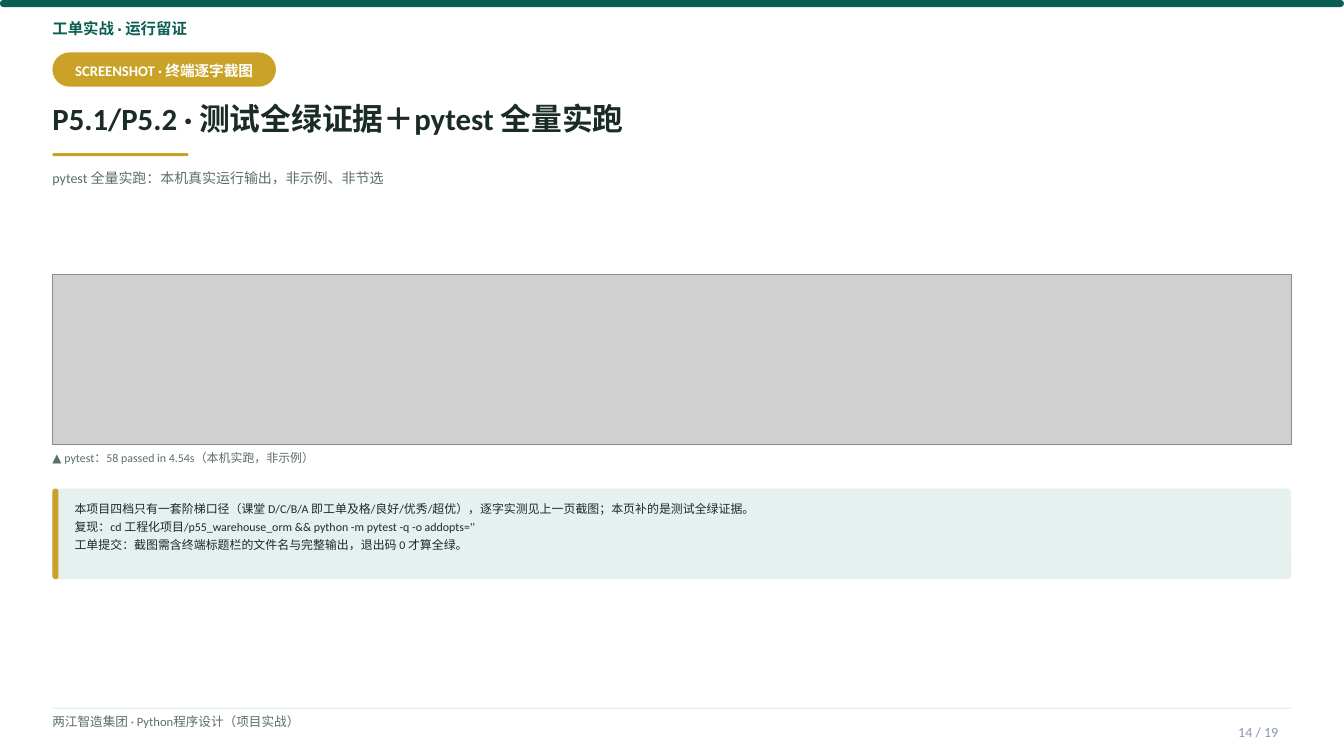
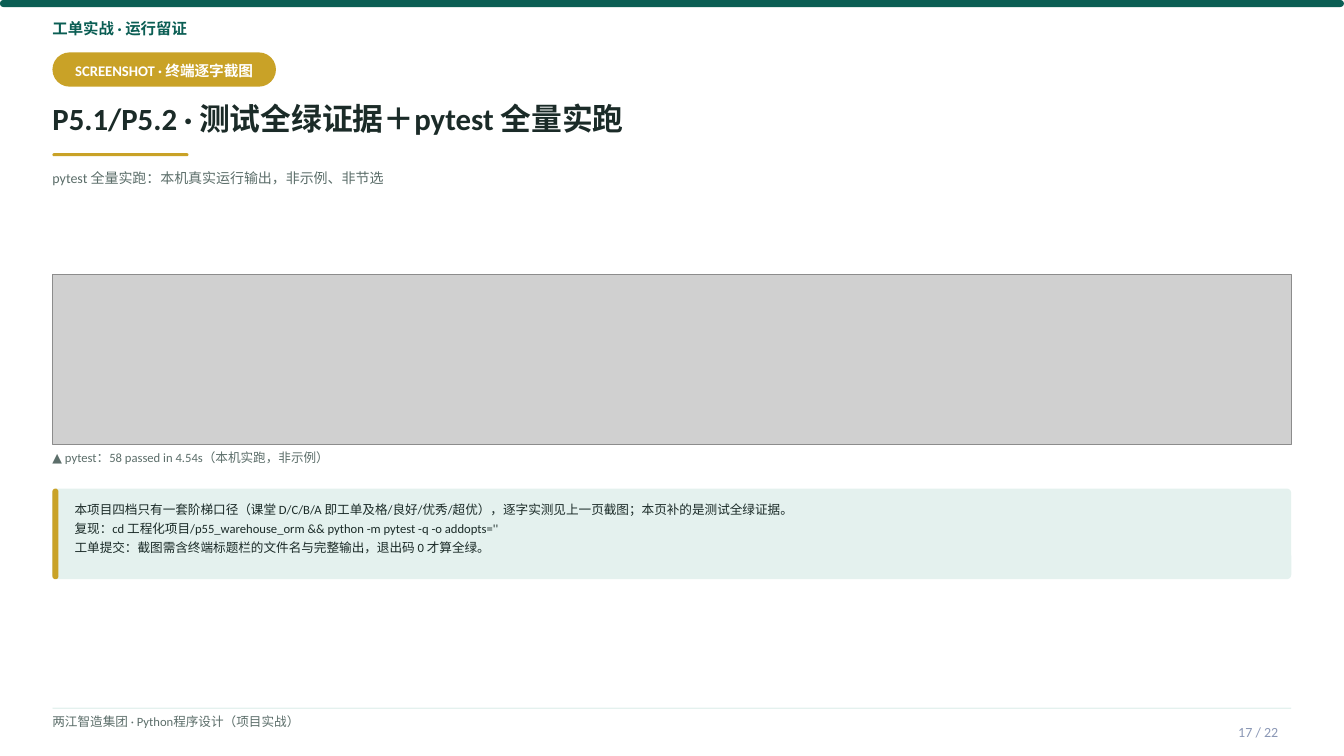
Before and after one commit to tianqiongenze/ai-course-teaching-resources, a slide deck: slide 17 of 03-Python程序设计-项目实战/V2授课PPT/W07-第14次课-不写SQL也能操作数据库.pptx (slide 14 before the commit). Drawn at 1344x756 pixels with LibreOffice and Linux fonts; fonts in the diff are those of the drawing; grey boxes stand for pictures. Boxes give left, top, right and bottom in pixels: in the first picture for what was removed or moved away, otherwise in the second. Text is boxed around its words. In the diff, an @@ line names an element or a change of style, - is before the commit and + after.

Commit message:
feat(101): 100号报告P1/P2/P3优化方案全量执行
- P1-1: 32个精简deck注入知识速览卡+下次课预告(+64页, 逐字摘自同周完整deck)
- P1-2: 01课8个deck补重难点导航(+16页)
- P1-3: 9个高负荷页拆分(动态切点v2, 档位完整性断言0异常)
- P2: 正文<9pt升9pt(663 run, 0回退) + 冗余后缀裁剪
- P3: gate101五道门禁上线(语法/重症溢出/高负荷/乱码/check99), 终态全绿

```diff
--- a/03-Python程序设计-项目实战/V2授课PPT/W07-第14次课-不写SQL也能操作数据库.pptx
+++ b/03-Python程序设计-项目实战/V2授课PPT/W07-第14次课-不写SQL也能操作数据库.pptx
@@ text "▲ pytest：58 passed in 4.54s（本机实跑，非示例）" at bbox=[65, 452, 329, 464]: size 8.5 to 9 pt @@
@@ text "本项目四档只有一套阶梯口径（课堂 D/C/B/A 即工单及格/良好/优秀/超优），逐字实测见上一页截图；本页补的是测试全 ..." at bbox=[75, 503, 793, 553]: size 8.5 to 9 pt @@
@@ text at bbox=[1238, 728, 1278, 737]: text changed @@
-14 / 19
+17 / 22
```
Also in this commit, not shown: 12 other slides changed, 3 slides added, 48 other files.
